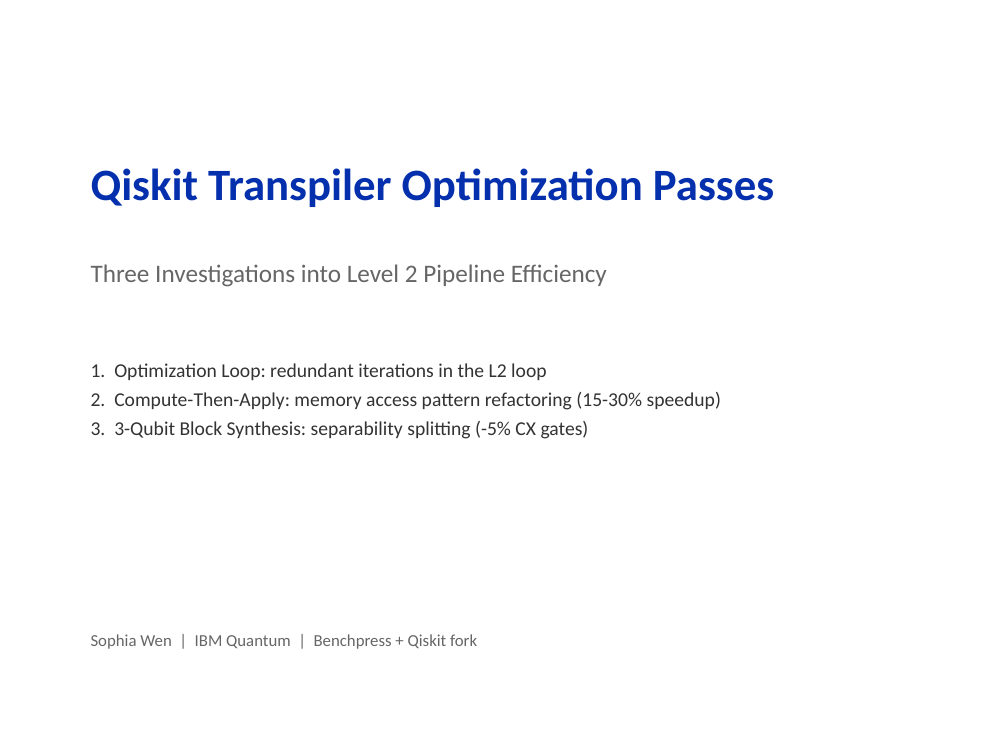
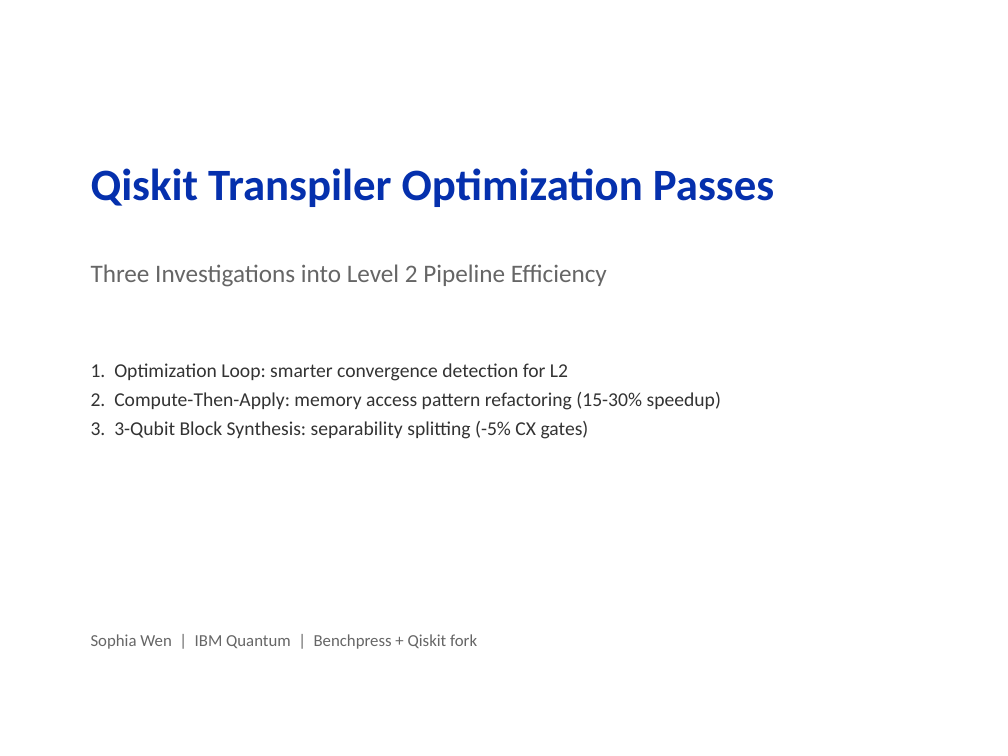
Before and after one commit to hfwen0502/qiskit, a slide deck: slide 1 of investigation/qiskit_transpiler_optimizations.pptx. Drawn at 1008x756 pixels with LibreOffice and Linux fonts; fonts in the diff are those of the drawing. Boxes give left, top, right and bottom in pixels: in the first picture for what was removed or moved away, otherwise in the second. Text is boxed around its words. In the diff, an @@ line names an element or a change of style, - is before the commit and + after.

```diff
--- a/investigation/qiskit_transpiler_optimizations.pptx
+++ b/investigation/qiskit_transpiler_optimizations.pptx
@@ text at (91, 363, 568, 381): text changed @@
-1. Optimization Loop: redundant iterations in the L2 loop
+1. Optimization Loop: smarter convergence detection for L2
```
Also in this commit, not shown: 2 other slides changed, 2 other files.
